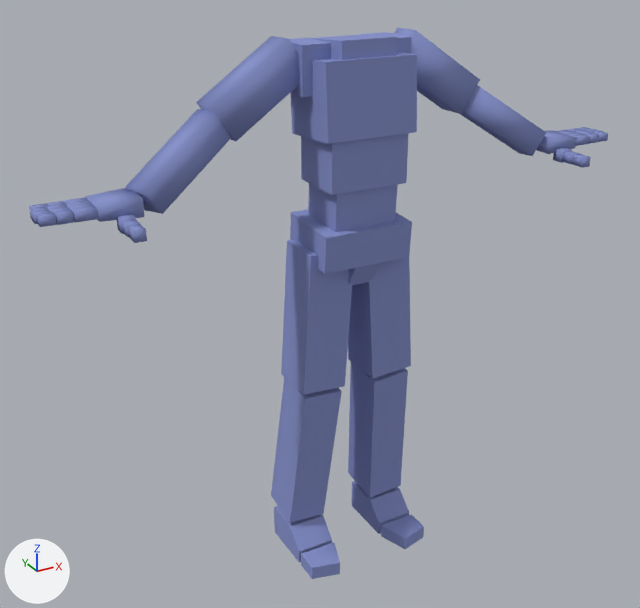
The Blender file Blender Assets/Animated/MPX_Anims.blend, before and after one commit.
Before and after are seen from a camera (50 mm lens) standing at (-1.24, -2.05, 1.88) and looking at (-0.25, -0.27, 0.99). Every picture has the same lights, and +X, +Y and +Z are marked at lower left. The picture after the commit comes second.

In view in the first picture: 'Arms', 'Legs', 'Torso'.
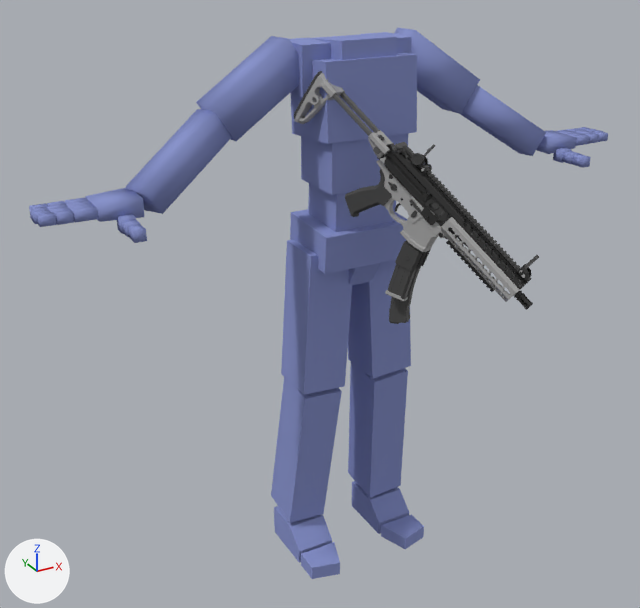
Where the change shows, as pixel boxes (x1, y1, x2, y2) in the pictures (640 x 608 px):
'Cube.036', added: after (294, 71, 539, 324)
    faces in mat_vcmetalcoloured: (294, 73, 533, 324)
    faces in mat_vcpolymer: (294, 71, 539, 289)
    faces in mat_vcmetal: (332, 92, 473, 233)

What changed in the scene script:
```text
Add mat_vcmetal:
    mat_vcmetal = bpy.data.materials.new('VCMetal')
    mat_vcmetal.use_nodes = True; mat_vcmetal.node_tree.nodes.clear()
    _N = mat_vcmetal.node_tree.nodes; _L = mat_vcmetal.node_tree.links
    n0 = _N.new('ShaderNodeBsdfPrincipled'); n0.name = 'Principled BSDF'
    n0.inputs[2].default_value = 0.161  # 'Roughness'
    n1 = _N.new('ShaderNodeOutputMaterial'); n1.name = 'Material Output'
    n2 = _N.new('ShaderNodeVertexColor'); n2.name = 'Color Attribute'
    _L.new(n0.outputs[0], n1.inputs[0])  # 'BSDF' to 'Surface'
    _L.new(n2.outputs[0], n0.inputs[0])  # 'Color' to 'Base Color'
Add mat_vcpolymer:
    mat_vcpolymer = bpy.data.materials.new('VCPolymer')
    mat_vcpolymer.use_nodes = True; mat_vcpolymer.node_tree.nodes.clear()
    _N = mat_vcpolymer.node_tree.nodes; _L = mat_vcpolymer.node_tree.links
    n0 = _N.new('ShaderNodeBsdfPrincipled'); n0.name = 'Principled BSDF'
    n0.inputs[2].default_value = 0.831  # 'Roughness'
    n1 = _N.new('ShaderNodeOutputMaterial'); n1.name = 'Material Output'
    n2 = _N.new('ShaderNodeVertexColor'); n2.name = 'Color Attribute'
    _L.new(n0.outputs[0], n1.inputs[0])  # 'BSDF' to 'Surface'
    _L.new(n2.outputs[0], n0.inputs[0])  # 'Color' to 'Base Color'
Add mat_vcmetalcoloured:
    mat_vcmetalcoloured = bpy.data.materials.new('VCMetalColoured')
    mat_vcmetalcoloured.use_nodes = True; mat_vcmetalcoloured.node_tree.nodes.clear()
    _N = mat_vcmetalcoloured.node_tree.nodes; _L = mat_vcmetalcoloured.node_tree.links
    n0 = _N.new('ShaderNodeBsdfPrincipled'); n0.name = 'Principled BSDF'
    n0.inputs[2].default_value = 0.169  # 'Roughness'
    n1 = _N.new('ShaderNodeOutputMaterial'); n1.name = 'Material Output'
    n2 = _N.new('ShaderNodeVertexColor'); n2.name = 'Color Attribute'
    _L.new(n0.outputs[0], n1.inputs[0])  # 'BSDF' to 'Surface'
    _L.new(n2.outputs[0], n0.inputs[0])  # 'Color' to 'Base Color'
Add me_cube_068:
    me_cube_068.from_pydata(...)  # 6725 vertices, 7804 faces; spans x -0.035..0.063, y -0.504..0.366, z -0.281..0.202
    # faces by material slot: [6052, 618, 1134]
    me_cube_068.materials.append(mat_vcmetalcoloured)
    me_cube_068.materials.append(mat_vcmetal)
    me_cube_068.materials.append(mat_vcpolymer)
Add ob_cube_036:
    ob_cube_036 = bpy.data.objects.new('Cube.036', me_cube_068)
    ob_cube_036.location = (-0.052, -0.23, 1.24)
    ob_cube_036.rotation_euler = (0.682, 0.0921, 0.577)  # degrees (39, 5.3, 33)
    ob_cube_036.scale = (0.9, 0.9, 0.9)
```
